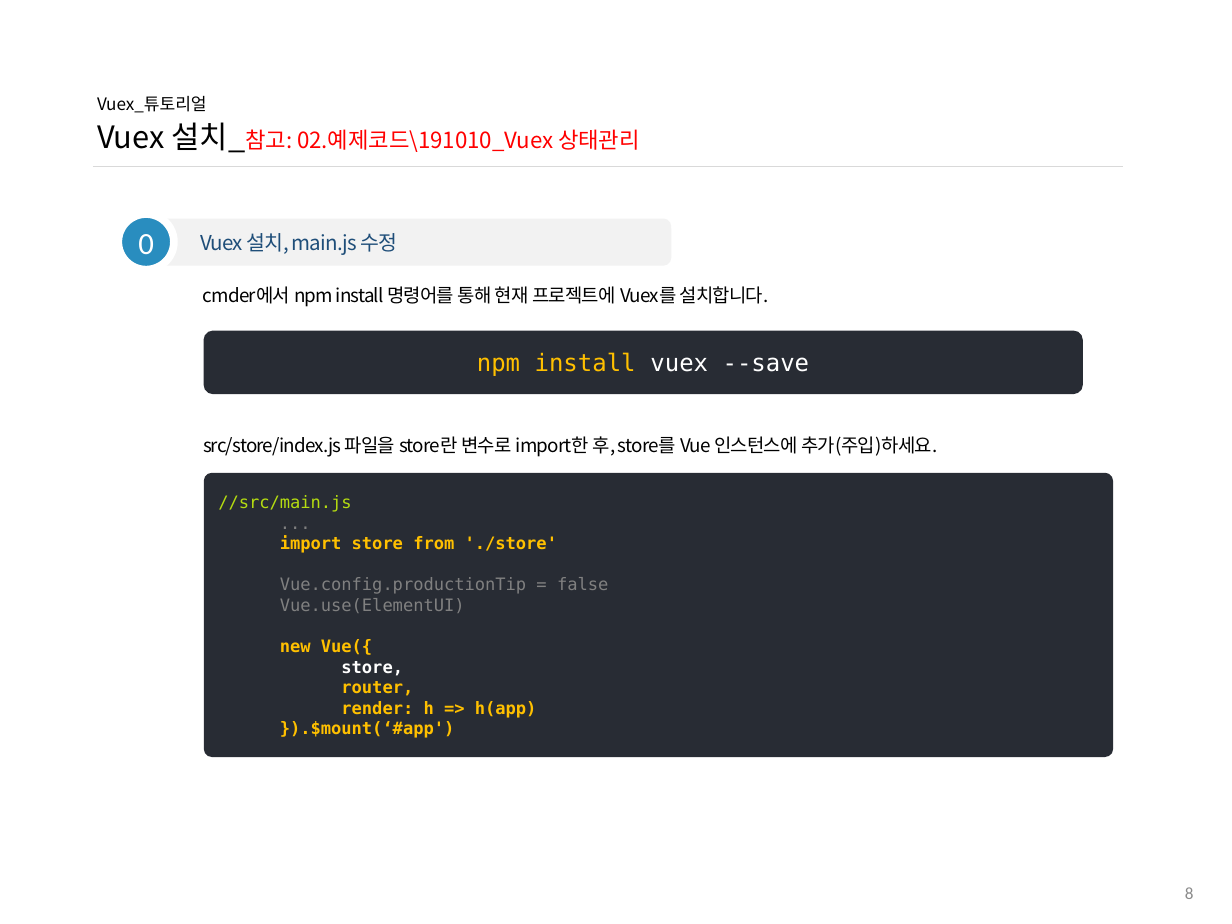
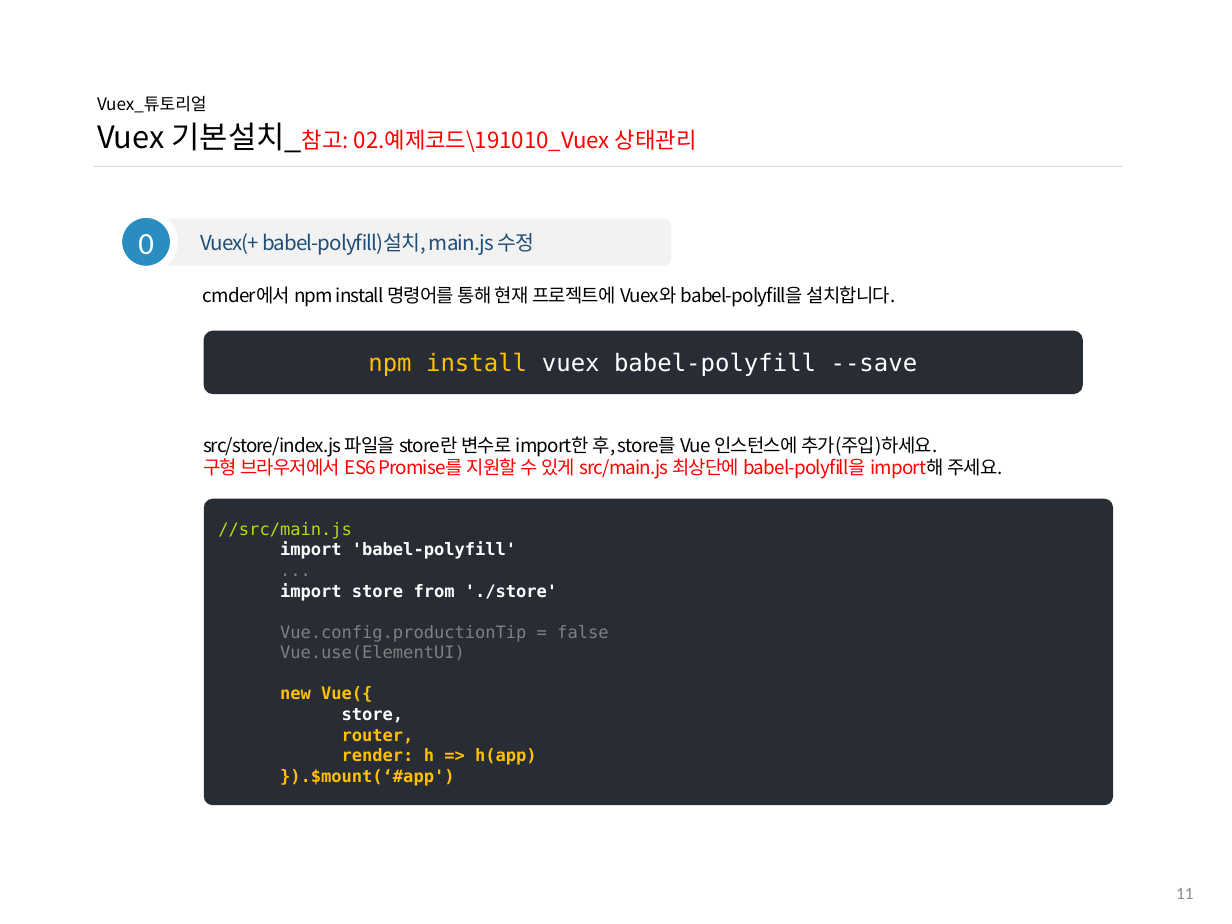
Before and after one commit to ddowon/vueStudy, a slide deck: slide 12 of 01.참고자료/191010_Vuex 튜토리얼.pptx (slide 9 before the commit). Drawn at 1232x924 pixels with LibreOffice and Linux fonts; fonts in the diff are those of the drawing; background and template pictures are left out. Boxes give left, top, right and bottom in pixels: in the first picture for what was removed or moved away, otherwise in the second. Text is boxed around its words. In the diff, an @@ line names an element or a change of style, - is before the commit and + after.

Commit message:
10월 22일 8차 Vuex 스터디 자료 업데이트

```diff
--- a/01.참고자료/191010_Vuex 튜토리얼.pptx
+++ b/01.참고자료/191010_Vuex 튜토리얼.pptx
@@ title at (97,96,697,153): text changed @@
-Vuex_튜토리얼
-Vuex 설치_참고: 02.예제코드\191010_Vuex 상태관리
+Vuex_튜토리얼
+Vuex 기본설치_참고: 02.예제코드\191010_Vuex 상태관리
@@ text in rounded rectangle at (200,233,535,255): text changed @@
-Vuex 설치, main.js 수정
+Vuex(+ babel-polyfill)설치, main.js 수정
@@ text at (203,286,896,307): text changed @@
-cmder에서 npm install 명령어를 통해 현재 프로젝트에 Vuex를 설치합니다.
+cmder에서 npm install 명령어를 통해 현재 프로젝트에 Vuex와 babel-polyfill을 설치합니다.
@@ text in rounded rectangle at (368,352,918,376): text changed; text colour #FFC000 to #FFFFFF @@
-npm install vuex --save
+npm install vuex babel-polyfill --save
@@ text at (203,455,1003,479): paragraph added @@
+구형 브라우저에서 ES6 Promise를 지원할 수 있게 src/main.js 최상단에 babel-polyfill을 import해 주세요.
@@ rounded rectangle "//src/main.js": place and size @@
-rounded rectangle "//src/main.js" at (203,473,1112,758)
+rounded rectangle "//src/main.js" at (203,499,1112,806)
@@ text in rounded rectangle at (280,542,516,559): paragraph added @@
+  import 'babel-polyfill'
@@ text in rounded rectangle at (280,583,557,601): text colour #FFC000 to #FFFFFF in "import store from './store'" @@
@@ page number at (1176,888,1193,899): text changed @@
-8
+11
```
Also in this commit, not shown: 7 other slides changed, 22 slides added.
